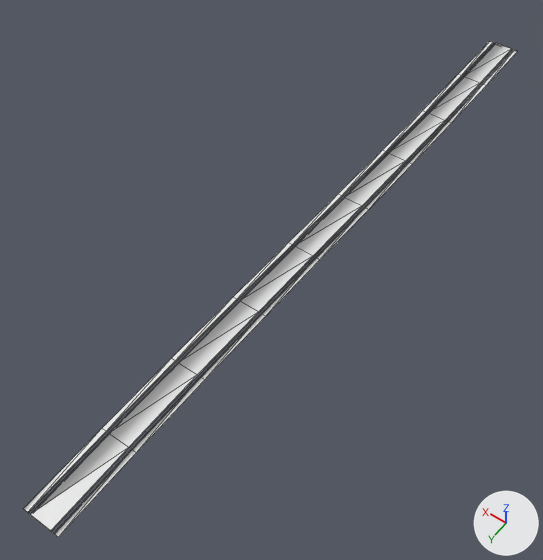
Renders of the OBJ model Resources/Meshes/6m/Ground_Level_Crossing_Rail_Insert_Merge_Start.obj from each side of a commit.
Both versions are drawn from a 50 mm camera at (-18.4, 31.3, 39.6) aimed at (0.7, 4.6, -2.4). The lights are fixed; the arrows at lower right show +X, +Y and +Z. Mesh edges are drawn as thin lines. Where no turn or scale is listed for an object, it has been applied to the vertices.

The scene before the commit, as lines of its bpy script (objects in view):
```python
me_ground_level_crossing_rail_insert_merge_start = bpy.data.meshes.new('Ground_Level_Crossing_Rail_Insert_Merge_Start')
me_ground_level_crossing_rail_insert_merge_start.from_pydata(...)  # 102 vertices, 134 faces; spans x -3.2..1.3, y -26.7..26.7, z 0.1..0.2
ob_ground_level_crossing_rail_insert_merge_start = bpy.data.objects.new('Ground_Level_Crossing_Rail_Insert_Merge_Start', me_ground_level_crossing_rail_insert_merge_start)
ob_ground_level_crossing_rail_insert_merge_start.location = (0.0, 0.0, 0.0)
```
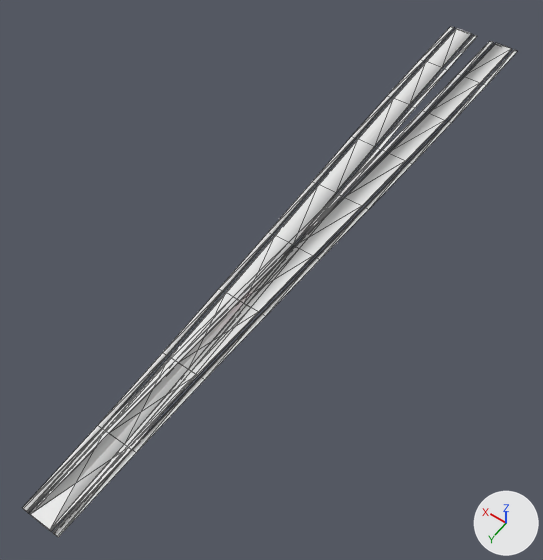
Pixel boxes (x1, y1, x2, y2) of what changed, in the pictures (543 x 560 px):
'Ground_Level_Crossing_Rail_Insert_Merge_Start', reshaped: before (24, 41, 517, 537); after (23, 26, 517, 537)
part 1 of me_ground_level_crossing_rail_insert_merge_start, added: after (53, 35, 477, 534)
part 2 of me_ground_level_crossing_rail_insert_merge_start, added: after (30, 28, 471, 530)
part 3 of me_ground_level_crossing_rail_insert_merge_start, added: after (23, 26, 454, 512)

The change, as a list of edits to the scene's bpy script:
```text
Change me_ground_level_crossing_rail_insert_merge_start:
    where me_ground_level_crossing_rail_insert_merge_start.from_pydata(...)  # 102 vertices, 134 faces; spans x -3.2..1.3, y -26.7..26.7, z 0.1..0.2
    used by ob_ground_level_crossing_rail_insert_merge_start; location = (0.0, 0.0, 0.0)
    me_ground_level_crossing_rail_insert_merge_start part 1: the loose piece of 31 vertices spanning x -0.9..1.3, y -26.7..26.7, z 0.1..0.2 is copied, and the copy is mirrored in x about the mesh origin; it spans x -1.3..0.9, y -26.7..26.7, z 0.1..0.2
    me_ground_level_crossing_rail_insert_merge_start part 2: the loose piece of 40 vertices spanning x -2.7..0.7, y -26.7..26.7, z 0.1..0.2 is copied, and the copy is mirrored in x about the mesh origin; it spans x -0.7..2.7, y -26.7..26.7, z 0.1..0.2
    me_ground_level_crossing_rail_insert_merge_start part 3: the loose piece of 31 vertices spanning x -3.2..-1.0, y -26.7..26.7, z 0.1..0.2 is copied, and the copy is mirrored in x about the mesh origin; it spans x 1.0..3.2, y -26.7..26.7, z 0.1..0.2
```
